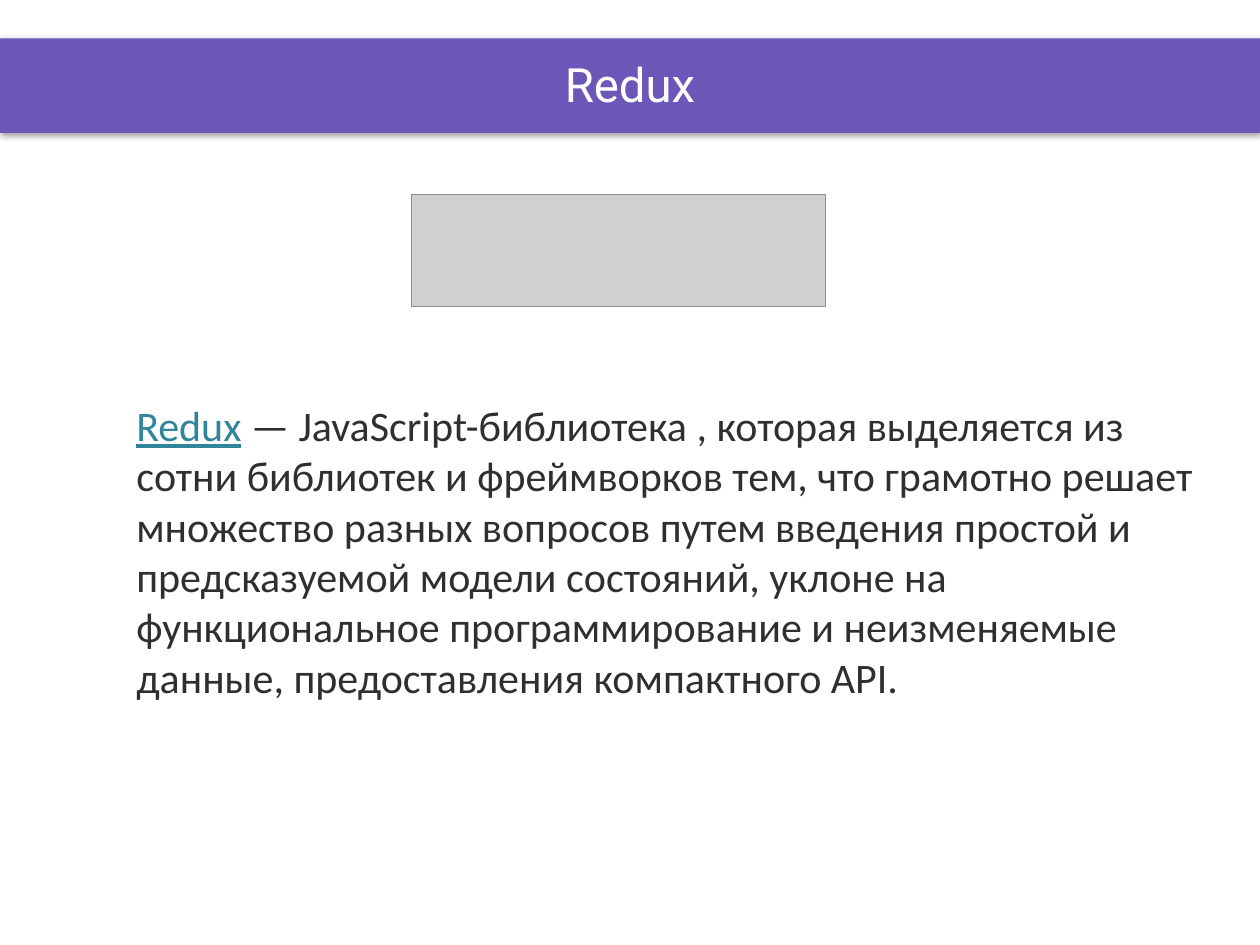
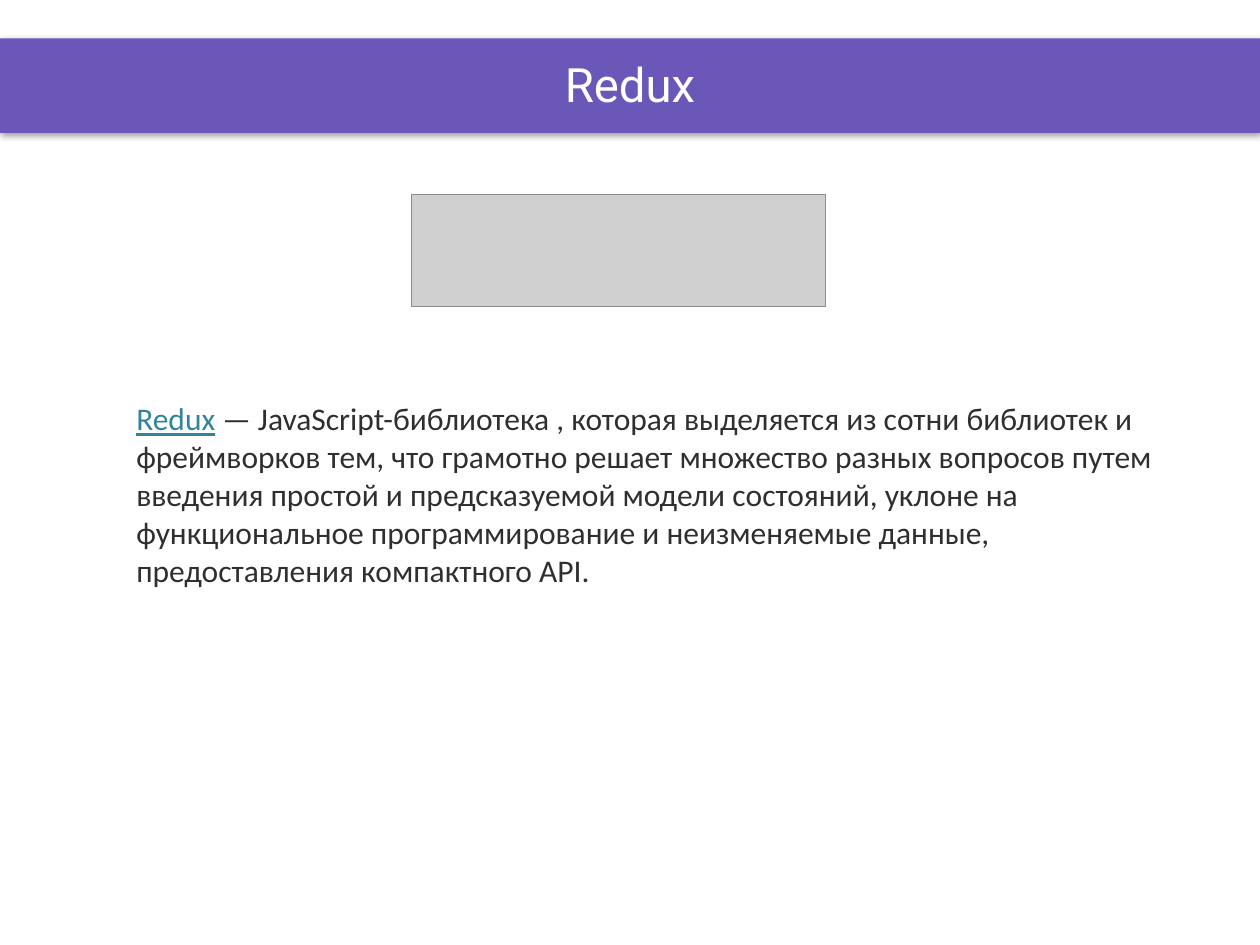
Before and after one commit to DinamickaDevelopment/ignite, a slide deck: slide 3 of ReactJS/lesson_26/Presentation/Redux.pptx (slide 2 before the commit). Drawn at 1260x945 pixels with LibreOffice and Linux fonts; fonts in the diff are those of the drawing; grey boxes stand for pictures; background and template pictures are left out. Boxes give left, top, right and bottom in pixels: in the first picture for what was removed or moved away, otherwise in the second. Text is boxed around its words. In the diff, an @@ line names an element or a change of style, - is before the commit and + after.

```diff
--- a/ReactJS/lesson_26/Presentation/Redux.pptx
+++ b/ReactJS/lesson_26/Presentation/Redux.pptx
@@ text "Redux — JavaScript-библиотека , которая ..." at (136, 408, 1151, 587): size 24 to 18 pt @@
```
Also in this commit, not shown: 3 other slides changed, 49 other files.
